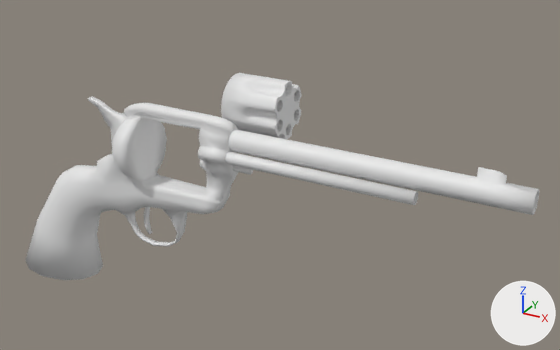
Renders of the Blender file Revolver/Revolver.blend from each side of a commit.
The view is the same before and after, from a camera (50 mm lens) standing at (6.52, -10.06, 6.12) and looking at (0.07, 1.68, 0.25). The lights are fixed; the arrows at lower right show +X, +Y and +Z. The same objects are shown in both versions, whatever each file hides.

Objects in the first picture: 'BezierCurve.001'.
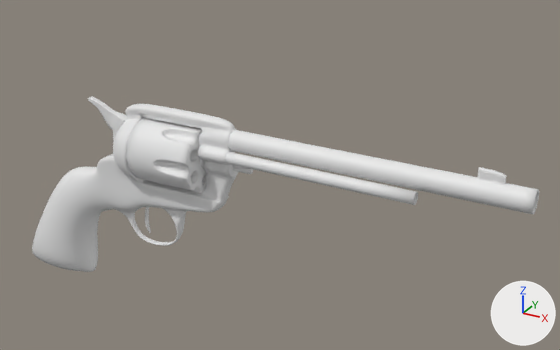
What differs and where, as boxes (x1, y1, x2, y2) in the pictures (560 x 350 px):
```json
{"object": "BezierCurve.001", "change": "reshaped, modifiers changed", "before": [26, 73, 539, 280], "after": [32, 96, 539, 272], "on screen": "15% shorter"}
{"part": 1, "of": "me_mesh_001", "change": "added", "after": [126, 118, 206, 193]}
{"part": 2, "of": "me_mesh_001", "change": "deleted", "before": [221, 73, 302, 139]}
```

The change, as JSON lines over the scene's bpy script:
```json
{"block": "me_mesh_001", "where": "# used by ob_beziercurve_001; location = (-1.1, 0.0, 0.0)"}
{"op": "remove", "block": "me_mesh_001", "code": "me_mesh_001.from_pydata(...)  # 1285 vertices, 1281 faces; spans x -3.88..6.08, y -0.6..3.6, z -1.96..1.88"}
{"op": "add", "block": "me_mesh_001", "code": "me_mesh_001.from_pydata(...)  # 1074 vertices, 1079 faces; spans x -3.88..6.08, y -0.6..0.6, z -1.96..1.88"}
{"block": "me_mesh_001", "change": "me_mesh_001 part 1: a new loose piece of 282 vertices spanning x -0.58..0.64, y -0.58..0.58, z 0.48..1.63"}
{"block": "me_mesh_001", "change": "me_mesh_001 part 2: the loose piece of 493 vertices spanning x -0.58..0.64, y 2.4..3.6, z 0.44..1.63 is deleted"}
{"op": "add", "block": "ob_beziercurve_001", "code": "_m = ob_beziercurve_001.modifiers.new('Subsurf', 'SUBSURF')"}
```
